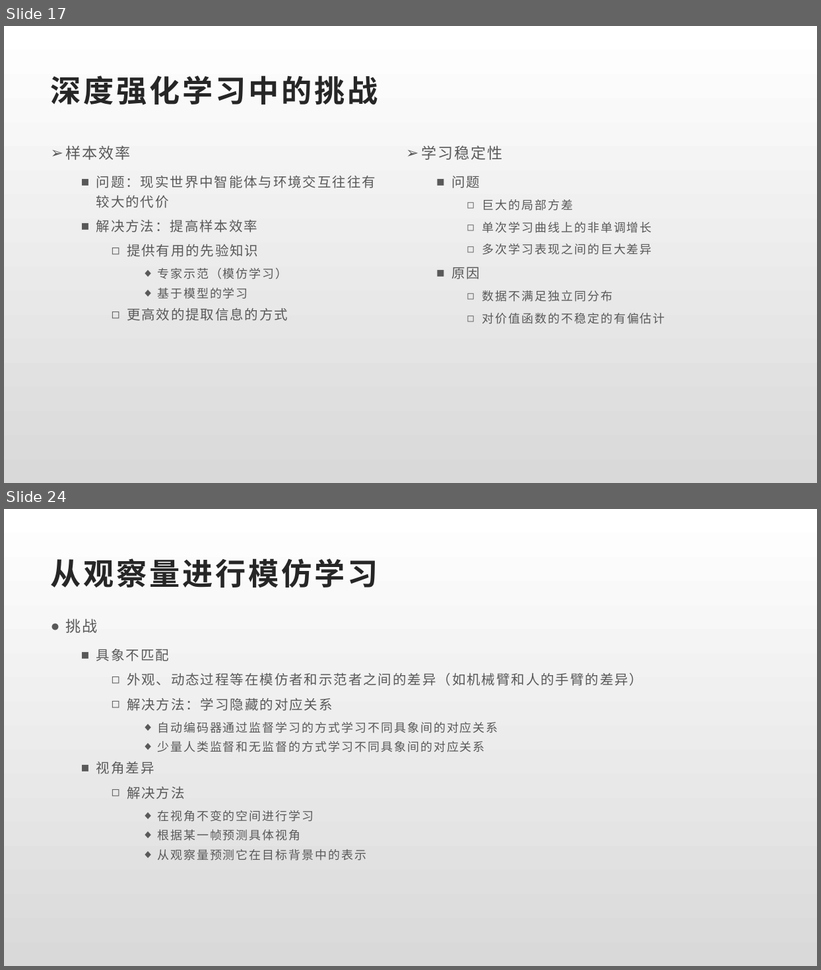
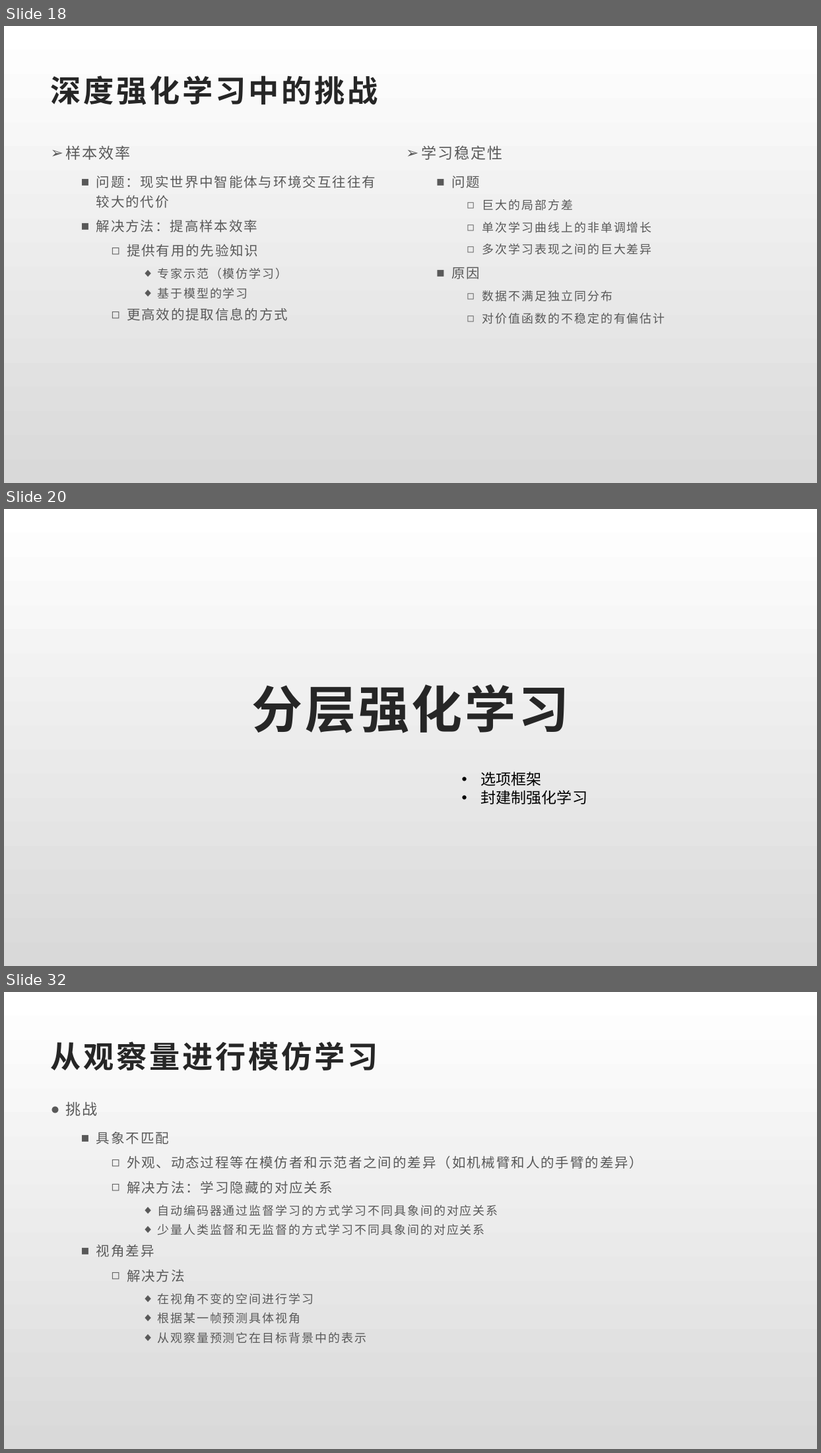
Before and after one commit to youchenlong/Code, a slide deck: Python/RL/深度强化学习.pptx. Shown one above the other, each under a label of ours: slides 17 and 24 before the commit, slides 18, 20 and 32 after it; the slides between them are not shown. The pictures are 821x970 and 821x1453 pixels, drawn with LibreOffice and Linux fonts; fonts in the diff are those of the drawing; background and template pictures are left out. Boxes give left, top, right and bottom in pixels: in the first picture for what was removed or moved away, otherwise in the second. Text is boxed around its words. In the diff, an @@ line names an element or a change of style, - is before the commit and + after.

```diff
--- a/Python/RL/深度强化学习.pptx
+++ b/Python/RL/深度强化学习.pptx
@@ slide 20 added at (4, 509, 817, 966), background gradient #FFFFFF to #D9D9D9 @@
@@ title added at (252, 685, 570, 733), 60 pt, text #262626, bold @@
+分层强化学习
@@ text added at (481, 772, 587, 805), 18 pt, text #000000 @@
+• 选项框架
+• 封建制强化学习
@@ what was slide 17 is now slide 18 @@
@@ what was slide 24 is now slide 32 @@
```
Also in this commit, not shown: 11 slides changed, 7 other slides added, 27 other files.
